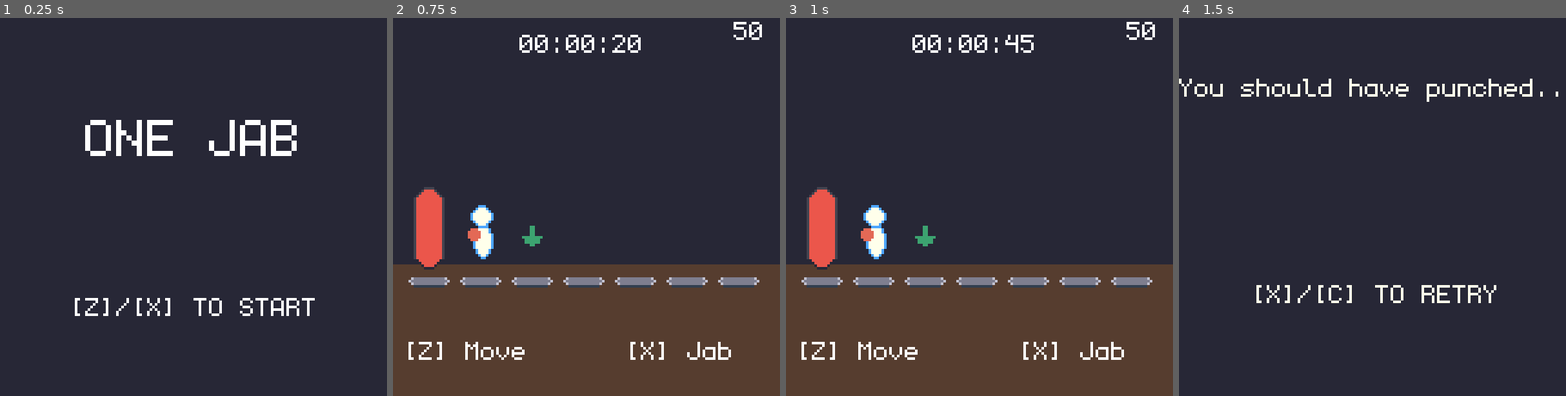
Above: before the commit, frames 1-4 (left to right).
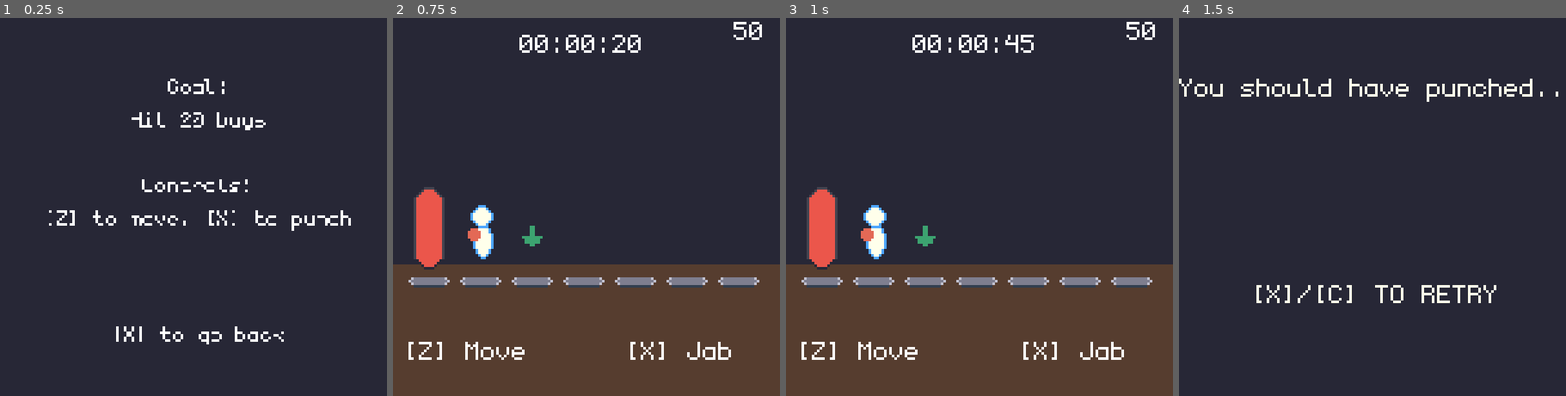
Above: after the commit, the same moments.

Repository: sugarvoid/one-jab
Game: Godot game, scene res://game/scenes/game.tscn
Two runs of this game, one before a commit and one after it. Both use one fixed random seed, a clock stepped at 60 frames per second and the inputs below.
Inputs:
- Up to frame 1 (0.25 s): no input
- Up to frame 2 (0.75 s): tap Enter at 0.5 s; hold Z (move) from 0.53 s (still down)
- Up to frame 3 (1 s): keep holding Z (move)
- Up to frame 4 (1.5 s): release Z (move) at 1.28 s; tap Z (move) at 1.35 s

The runs differ from the first frame. In frame 1, 4.4% of the frame differs, in the area x 12-91%, y 16-87%; in frame 2, nothing differs; in frame 3, nothing differs; in frame 4, nothing differs.

Commit message:
Start on info screen

Diff:
--- a/game/scenes/game.tscn
+++ b/game/scenes/game.tscn
@@ -177,7 +177,6 @@
 script = ExtResource("1_4mk70")
 
 [node name="StartScreen" type="Node2D" parent="."]
-visible = false
 
 [node name="ColorRect" type="ColorRect" parent="StartScreen"]
 offset_right = 155.0
@@ -194,14 +193,58 @@
 horizontal_alignment = 1
 
 [node name="Label8" type="Label" parent="StartScreen"]
-offset_top = 108.0
-offset_right = 150.0
-offset_bottom = 125.0
-theme_override_fonts/font = ExtResource("2_phegq")
-text = "[Z]/[X] TO START"
+offset_left = -5.0
+offset_top = 99.0
+offset_right = 145.0
+offset_bottom = 116.0
+theme_override_fonts/font = ExtResource("2_phegq")
+text = "[Z] START"
+horizontal_alignment = 1
+
+[node name="Label9" type="Label" parent="StartScreen"]
+offset_left = -8.0
+offset_top = 111.0
+offset_right = 142.0
+offset_bottom = 128.0
+theme_override_fonts/font = ExtResource("2_phegq")
+text = "[X] INFO"
+horizontal_alignment = 1
+
+[node name="Info" type="Node2D" parent="StartScreen"]
+
+[node name="ColorRect" type="ColorRect" parent="StartScreen/Info"]
+offset_right = 155.0
+offset_bottom = 156.0
+color = Color(0.152941, 0.152941, 0.211765, 1)
+
+[node name="Label8" type="Label" parent="StartScreen/Info"]
+offset_left = 17.0
+offset_top = 24.0
+offset_right = 167.0
+offset_bottom = 123.0
+scale = Vector2(0.8, 0.8)
+theme_override_fonts/font = ExtResource("2_phegq")
+text = "Goal:
+Hit 20 bags
+
+Controls:
+[Z] to move, [X] to punch
+"
+horizontal_alignment = 1
+
+[node name="Label9" type="Label" parent="StartScreen/Info"]
+offset_left = 16.0
+offset_top = 120.0
+offset_right = 168.0
+offset_bottom = 143.0
+scale = Vector2(0.8, 0.8)
+theme_override_fonts/font = ExtResource("2_phegq")
+text = "[X] to go back
+"
 horizontal_alignment = 1
 
 [node name="PlayScreen" type="Node2D" parent="."]
+visible = false
 
 [node name="ColorRect" type="ColorRect" parent="PlayScreen"]
 offset_left = -2.0
